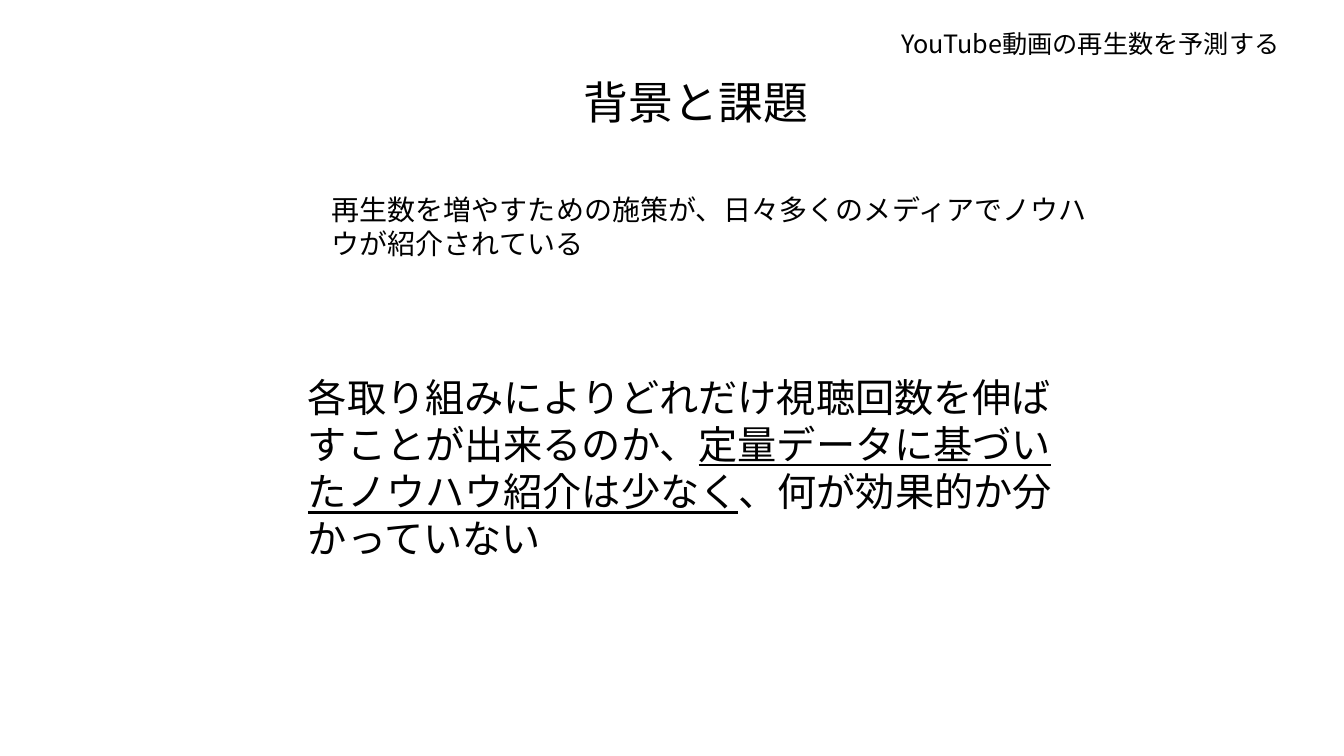
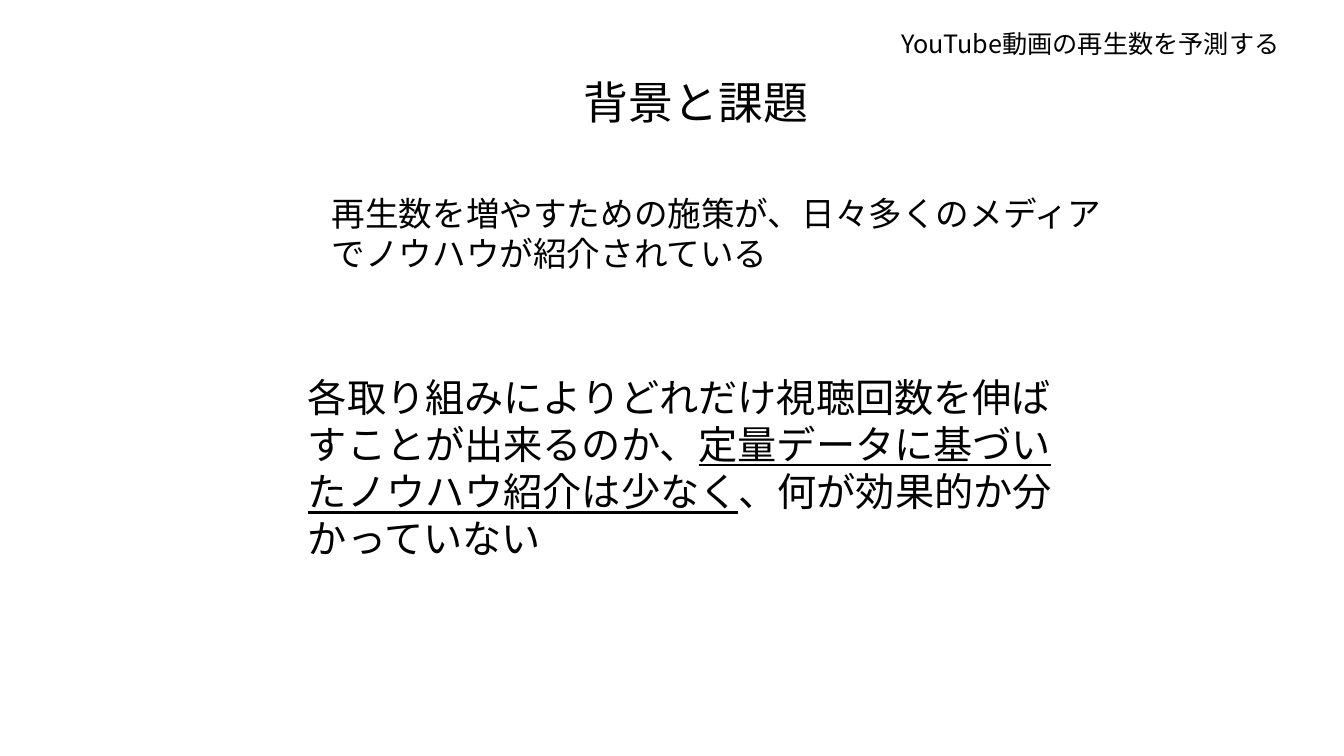
Before and after one commit to tsuru-kazu/research, a slide deck: slide 3 of docs/PD3_interim_report.pptx. Drawn at 1344x756 pixels with LibreOffice and Linux fonts; fonts in the diff are those of the drawing. Boxes give left, top, right and bottom in pixels: in the first picture for what was removed or moved away, otherwise in the second. Text is boxed around its words. In the diff, an @@ line names an element or a change of style, - is before the commit and + after.

```diff
--- a/docs/PD3_interim_report.pptx
+++ b/docs/PD3_interim_report.pptx
@@ text "再生数を増やすための施策が、日々多くのメディアでノウハウが紹介されている" at box(332, 197, 1102, 269): size 20 to 24 pt @@
```
Also in this commit, not shown: 5 other slides changed, 3 slides added, 3 other files.
